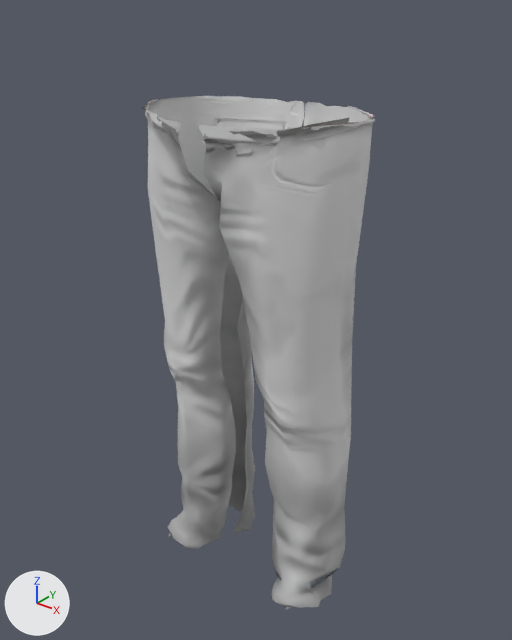
An edit to the glTF model packaging/garment-results/cross-body/emma_casual-to-andre_casual/Trousers/Trousers.glb, drawn before and after from the same camera.
Both versions are drawn from a camera (50 mm lens) standing at (0.68, -0.856, 1.094) and looking at (-0.011, 0.008, 0.558). Every picture has the same lights, and +X, +Y and +Z are marked at lower left. The older version comes first.

The older version as bpy lines, for what is in view:
```python
me_mesh_023 = bpy.data.meshes.new('Mesh.023')
me_mesh_023.from_pydata(...)  # 493 vertices, 756 faces; spans x -0.204..0.191, y -0.152..0.127, z 0.036..0.926
me_mesh_023.materials.append(mat_trousers)
ob_fitted_trousers = bpy.data.objects.new('Fitted_Trousers', me_mesh_023)
ob_fitted_trousers.location = (0.0, 0.0, 0.0)
```
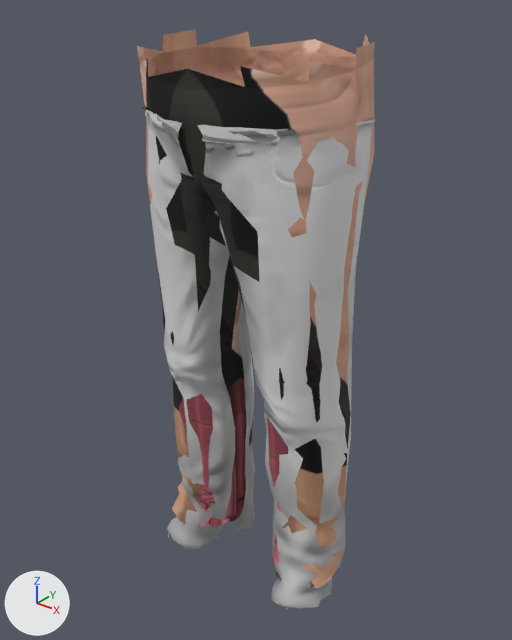
What differs and where, as boxes [x1, y1, x2, y2] in the pictures (512 x 640 px):
'Liner_Trousers', added
    after: [137, 29, 375, 588]

The change in detail:
Mesh me_mesh_024 is new.
It has 291 vertices, 504 faces and spans x -0.197..0.191, y -0.15..0.136, z 0.091..1.019.
It uses material mat_trousers.
Object 'Liner_Trousers' (ob_liner_trousers) is new; it shows me_mesh_024.
Its location is (0.0, 0.0, 0.0).
